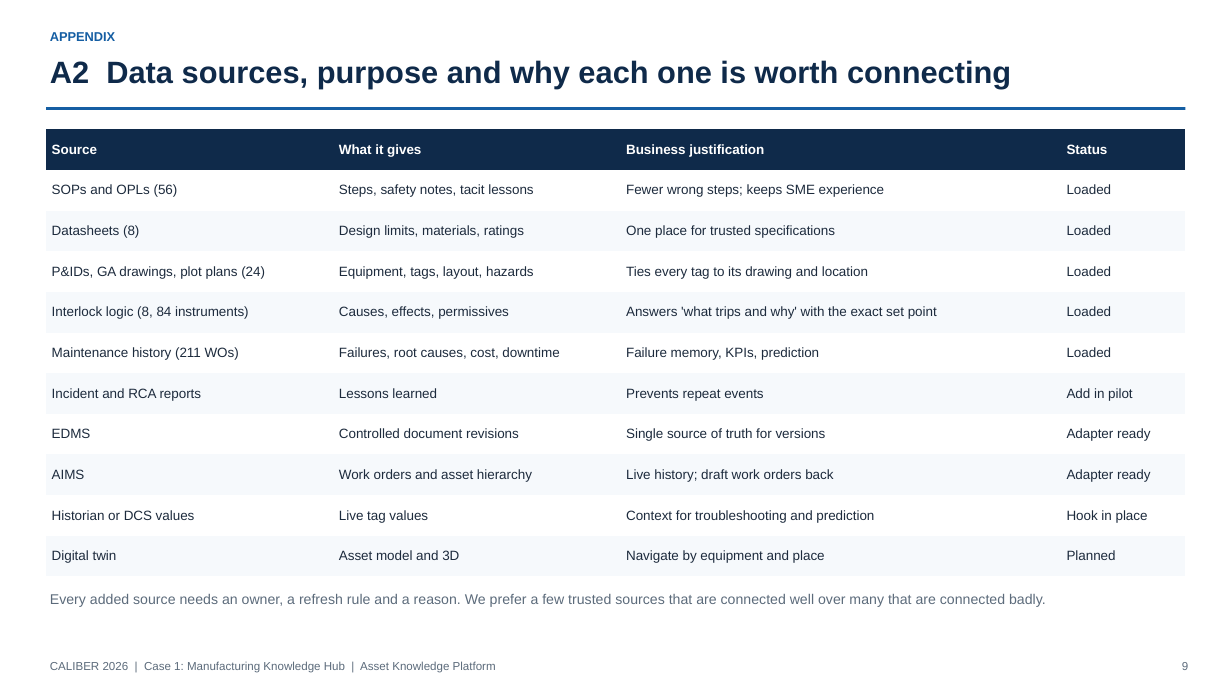
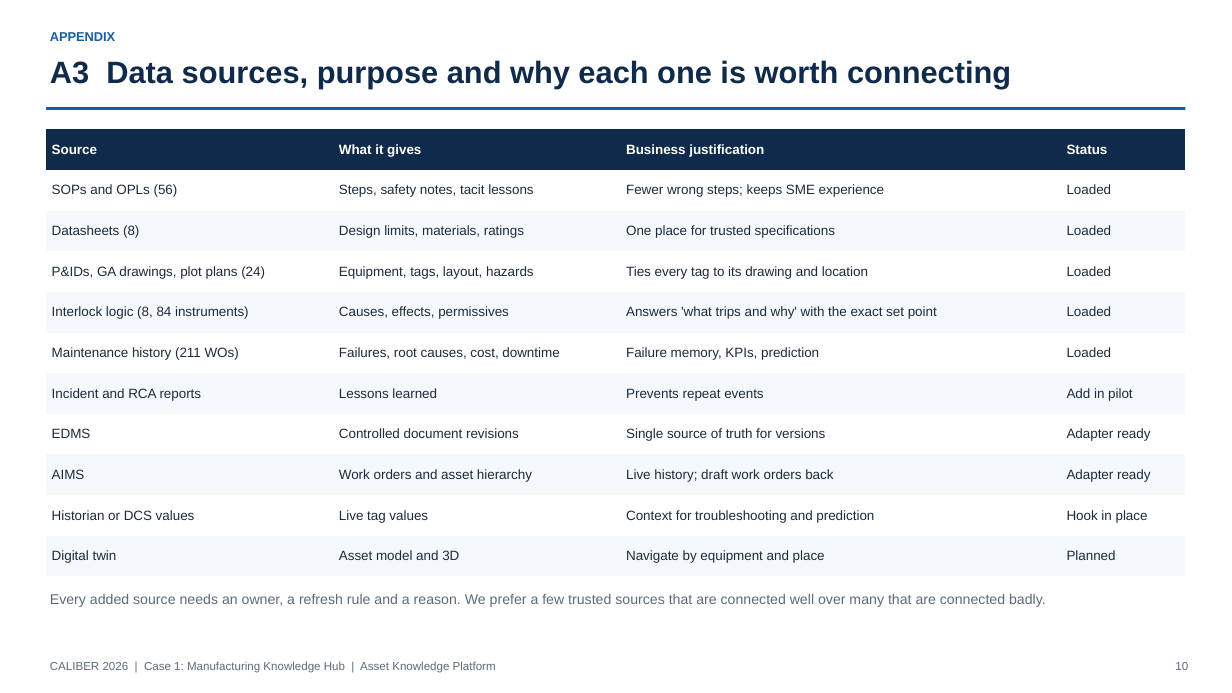
Before and after one commit to teknikchemical-ctrl/caliber2026, a slide deck: slide 10 of deck/CALIBER2026_Asset_Knowledge_Platform_Deck.pptx (slide 9 before the commit). Drawn at 1232x693 pixels with LibreOffice and Linux fonts; fonts in the diff are those of the drawing. Boxes give left, top, right and bottom in pixels: in the first picture for what was removed or moved away, otherwise in the second. Text is boxed around its words. In the diff, an @@ line names an element or a change of style, - is before the commit and + after.

```diff
--- a/deck/CALIBER2026_Asset_Knowledge_Platform_Deck.pptx
+++ b/deck/CALIBER2026_Asset_Knowledge_Platform_Deck.pptx
@@ text at <box>50,60,1011,89</box>: text changed @@
-A2 Data sources, purpose and why each one is worth connecting
+A3 Data sources, purpose and why each one is worth connecting
@@ text at <box>1175,662,1188,670</box>: text changed @@
-9
+10
```
Also in this commit, not shown: 10 other slides changed, 1 slide added, 3 other files.
